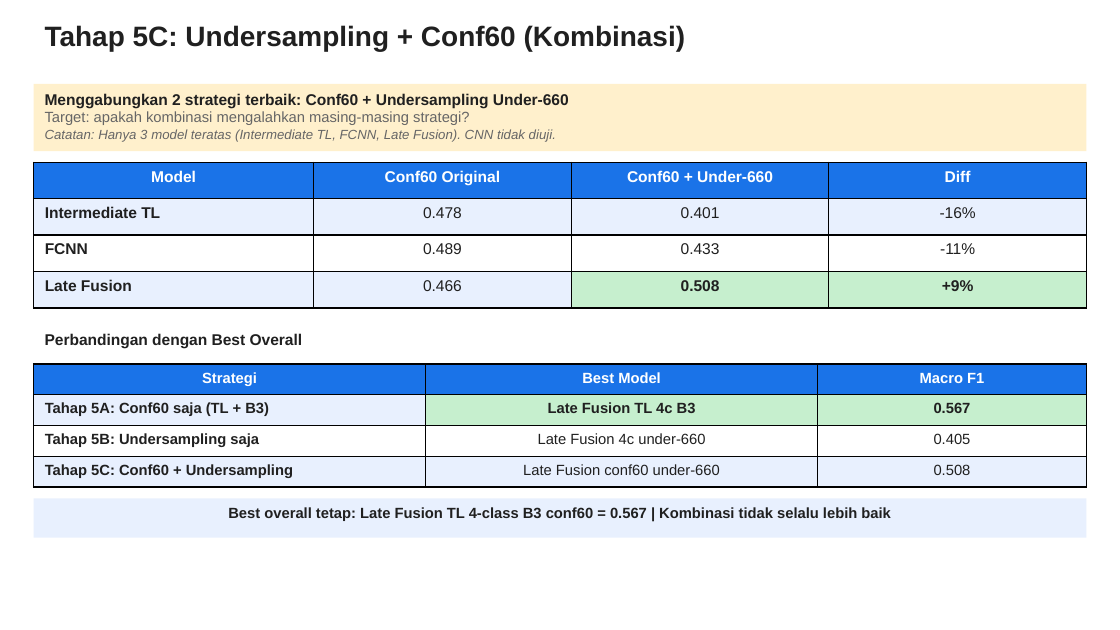
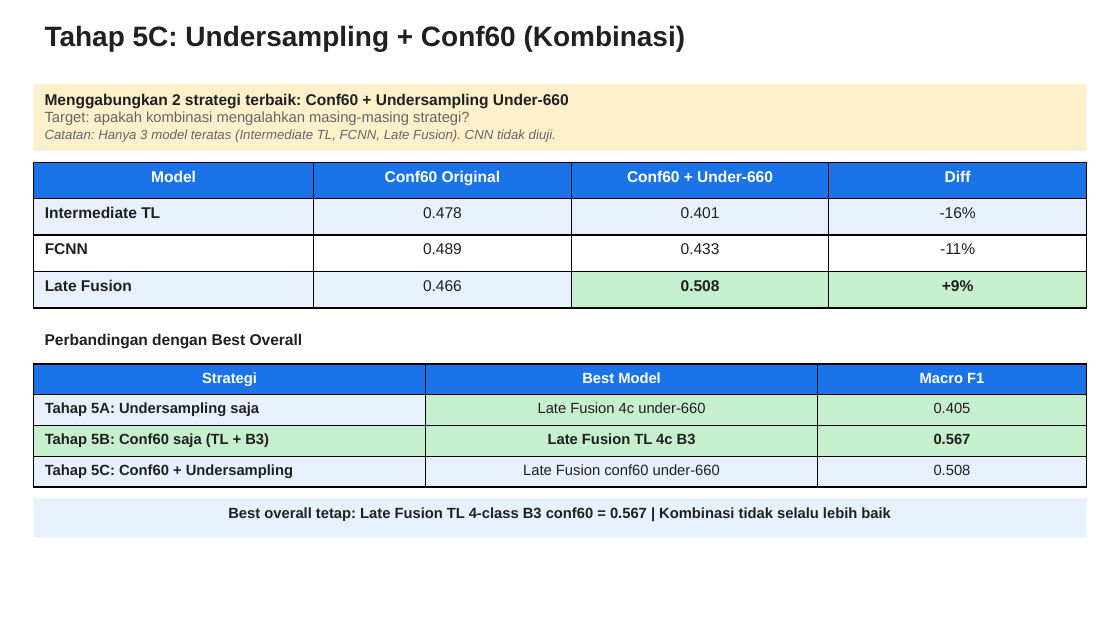
Before and after one commit to taufikhdyt01/MultimodalEmoLearn, a slide deck: slide 112 of docs/PPT Bimbingan.pptx. Drawn at 1120x630 pixels with LibreOffice and Linux fonts; fonts in the diff are those of the drawing. Boxes give left, top, right and bottom in pixels: in the first picture for what was removed or moved away, otherwise in the second. Text is boxed around its words. In the diff, an @@ line names an element or a change of style, - is before the commit and + after.

```diff
--- a/docs/PPT Bimbingan.pptx
+++ b/docs/PPT Bimbingan.pptx
@@ table at [34, 364, 1086, 487] @@
-row 2: Tahap 5A: Conf60 saja (TL + B3) | Late Fusion TL 4c B3 | 0.567
+row 2: Tahap 5A: Undersampling saja | Late Fusion 4c under-660 | 0.405
-row 3: Tahap 5B: Undersampling saja | Late Fusion 4c under-660 | 0.405
+row 3: Tahap 5B: Conf60 saja (TL + B3) | Late Fusion TL 4c B3 | 0.567
@@ fill #FFFFFF to #C6EFCE in row 3 @@
```
Also in this commit, not shown: 1 other file.
